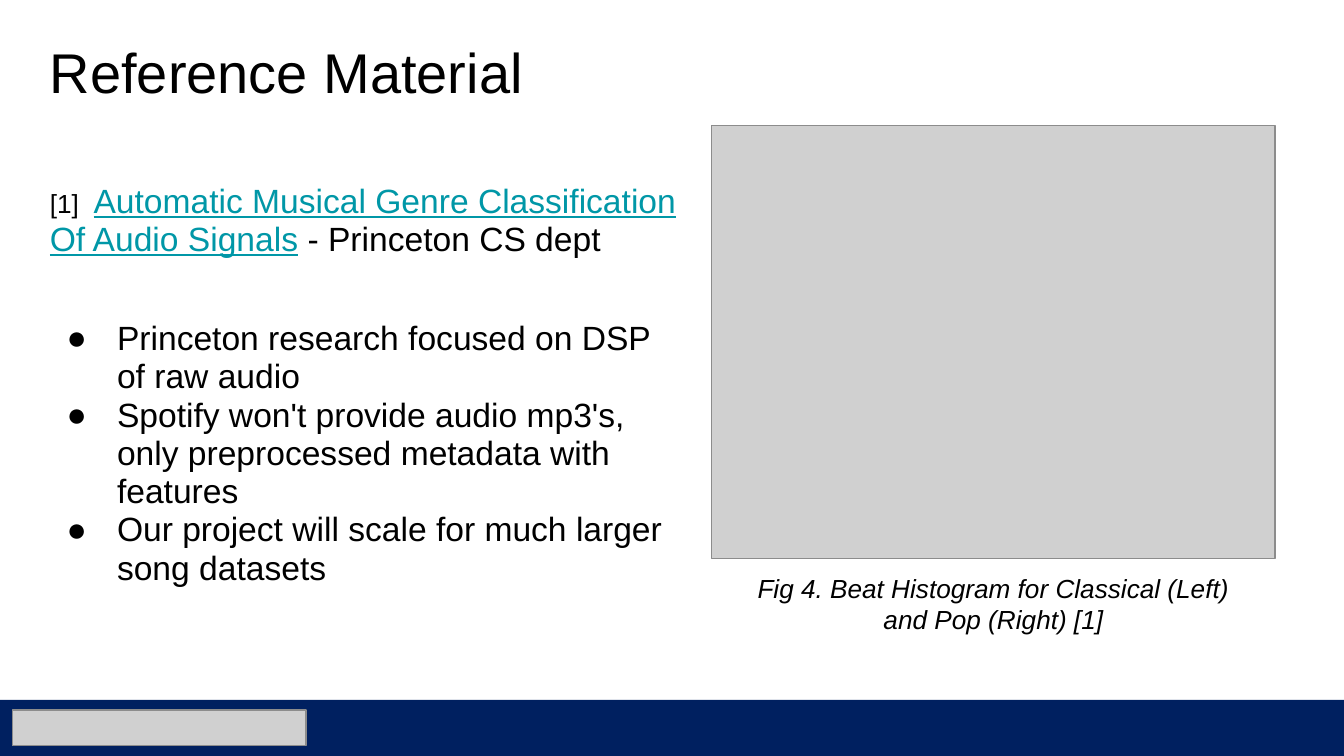
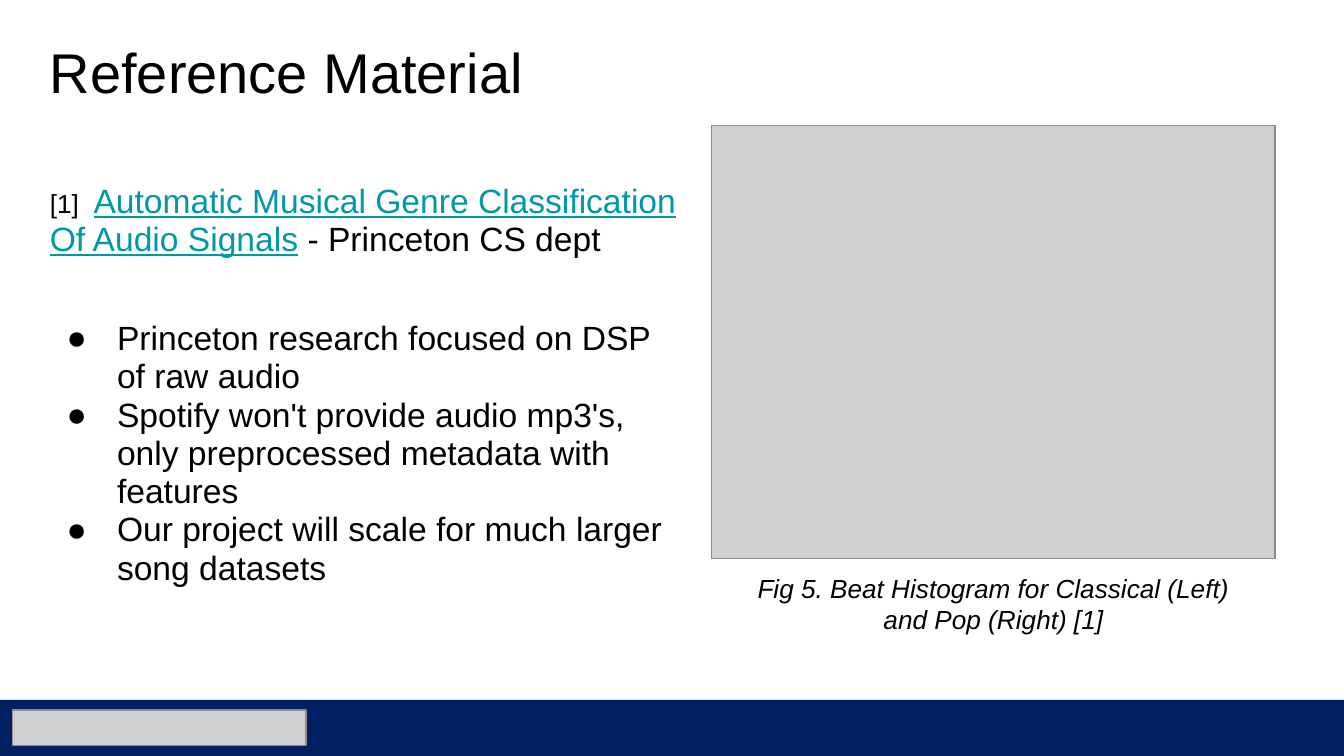
Before and after one commit to athornton1618/SpotifyClassifier, a slide deck: slide 6 of Documentation/Spotify Classifier Proposal.pptx. Drawn at 1344x756 pixels with LibreOffice and Linux fonts; fonts in the diff are those of the drawing; grey boxes stand for pictures. Boxes give left, top, right and bottom in pixels: in the first picture for what was removed or moved away, otherwise in the second. Text is boxed around its words. In the diff, an @@ line names an element or a change of style, - is before the commit and + after.

```diff
--- a/Documentation/Spotify Classifier Proposal.pptx
+++ b/Documentation/Spotify Classifier Proposal.pptx
@@ text at bbox=[758, 579, 1228, 635]: text changed @@
-Fig 4. Beat Histogram for Classical (Left) and Pop (Right) [1]
+Fig 5. Beat Histogram for Classical (Left) and Pop (Right) [1]
```
Also in this commit, not shown: 2 other slides changed.
